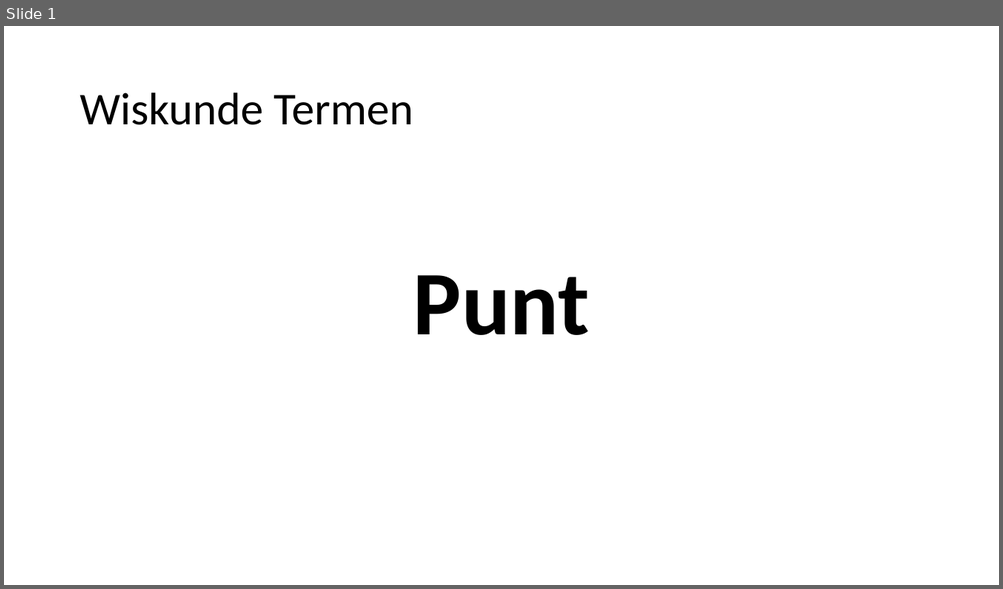
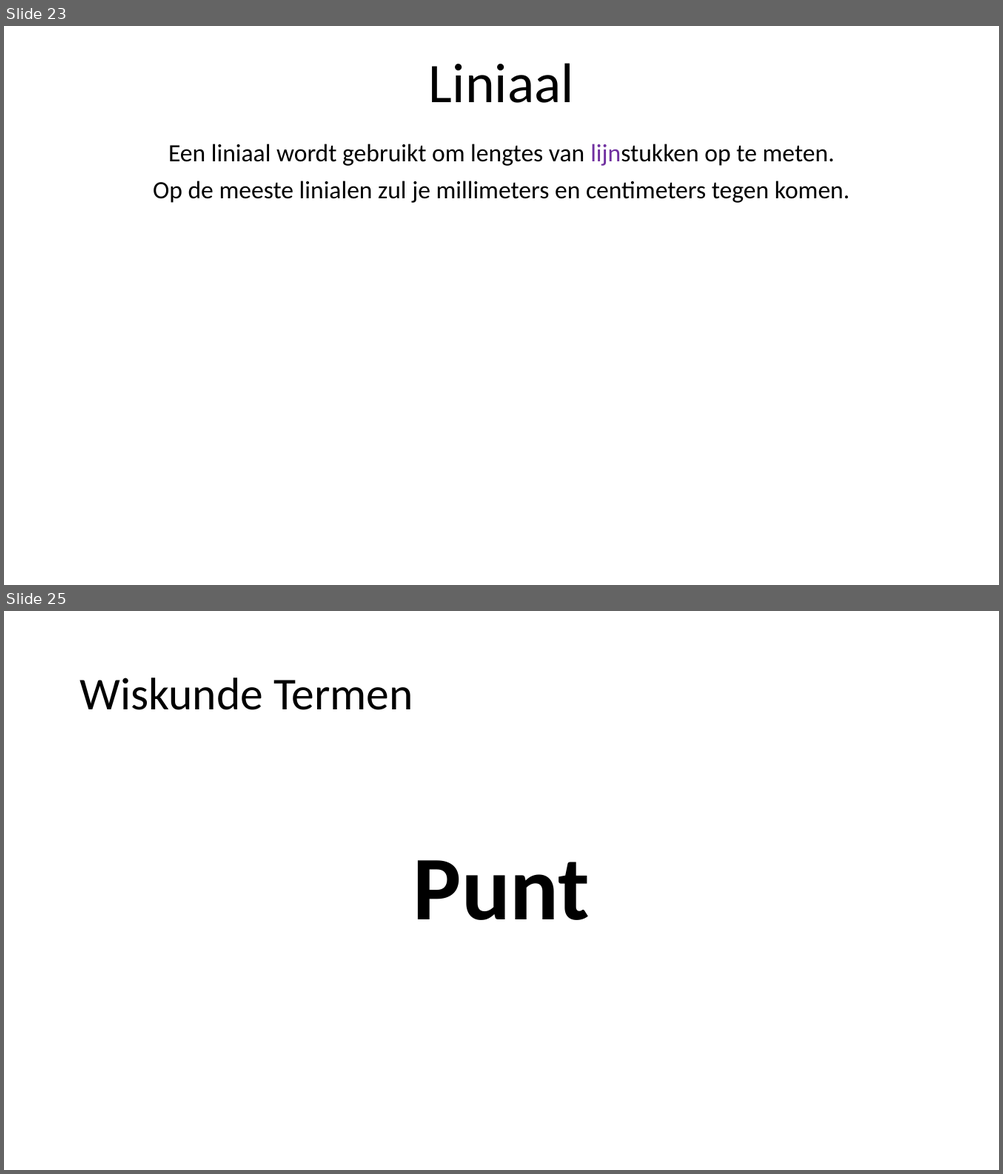
Before and after one commit to heinvinkel/wiskundetermen, a slide deck: meetkunde/AAAAMeetkunde.pptx. Shown one above the other, each under a label of ours: slide 1 before the commit, slides 23 and 25 after it; the slides between them are not shown. The pictures are 1003x589 and 1003x1174 pixels, drawn with LibreOffice and Linux fonts; fonts in the diff are those of the drawing. Boxes give left, top, right and bottom in pixels: in the first picture for what was removed or moved away, otherwise in the second. Text is boxed around its words. In the diff, an @@ line names an element or a change of style, - is before the commit and + after.

```diff
--- a/meetkunde/AAAAMeetkunde.pptx
+++ b/meetkunde/AAAAMeetkunde.pptx
@@ slide 23 added at [4,26,999,585], background #FFFFFF @@
@@ title added at [429,63,574,103], 54 pt, text #000000 @@
+Liniaal
@@ subtitle added at [153,144,849,203], 24 pt, text #000000 @@
+Een liniaal wordt gebruikt om lengtes van lijnstukken op te meten.
+Op de meeste linialen zul je millimeters en centimeters tegen komen.
@@ what was slide 1 is now slide 25 @@
```
Also in this commit, not shown: 23 other slides added, 13 other files.
